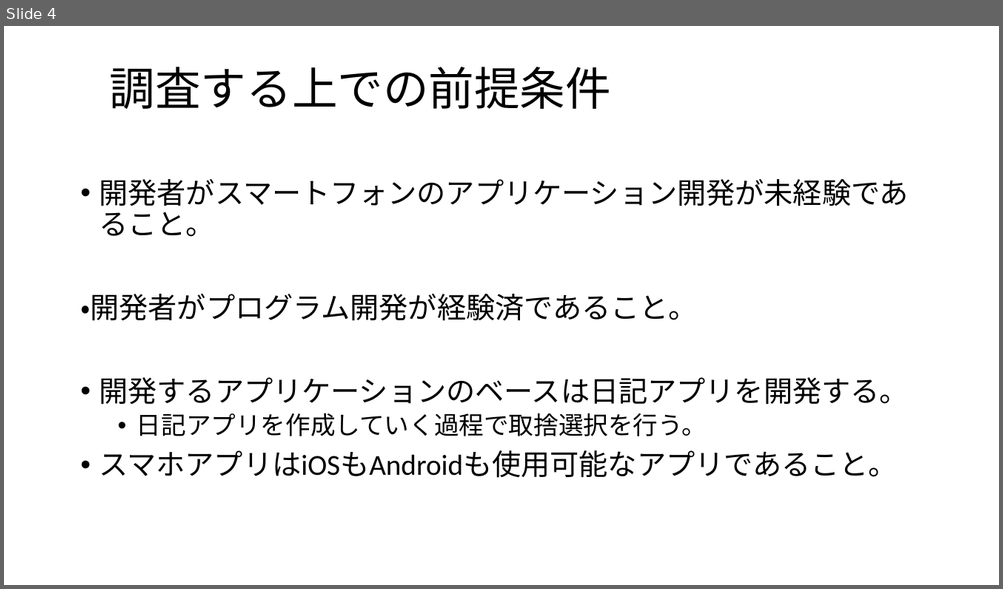
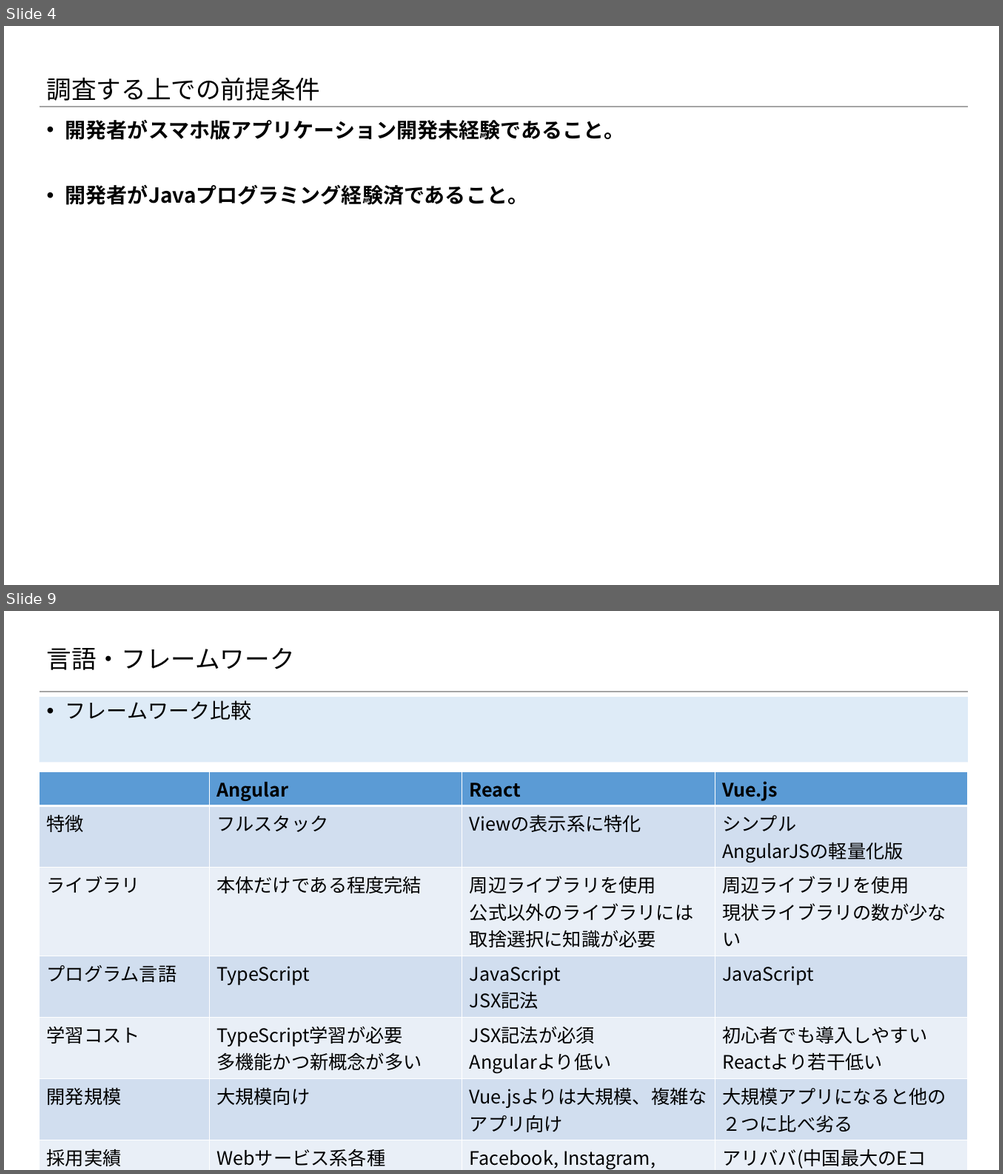
Before and after one commit to konnpeitoon/diary, a slide deck: doc/01_勉強会まとめ資料/01_勉強会まとめ資料/【4月】第一回勉強会/スマホアプリの開発.pptx. Shown one above the other, each under a label of ours: slide 4 before the commit, slides 4 and 9 after it; the slides between them are not shown. The pictures are 1003x589 and 1003x1174 pixels, drawn with LibreOffice and Linux fonts; fonts in the diff are those of the drawing; background and template pictures are left out. Boxes give left, top, right and bottom in pixels: in the first picture for what was removed or moved away, otherwise in the second. Text is boxed around its words. In the diff, an @@ line names an element or a change of style, - is before the commit and + after.

Commit message:
ファイルを1つに修正

```diff
--- a/doc/01_勉強会まとめ資料/01_勉強会まとめ資料/【4月】第一回勉強会/スマホアプリの開発.pptx
+++ b/doc/01_勉強会まとめ資料/01_勉強会まとめ資料/【4月】第一回勉強会/スマホアプリの開発.pptx
@@ slide 9 added at (x1=4, y1=611, x2=999, y2=1170), background #FFFFFF; not listed: 1 template element that a slide beside it also shows @@
@@ title added at (x1=47, y1=648, x2=295, y2=670), 24 pt, text #000000 @@
+言語・フレームワーク
@@ text added at (x1=39, y1=697, x2=967, y2=762), fill #DEEBF7, outline #5B9BD5 1 pt, 20 pt, text #000000 @@
+• フレームワーク比較
@@ table added at (x1=39, y1=772, x2=968, y2=1170), 7 rows, 4 columns @@
+ | Angular | React | Vue.js
+特徴 | フルスタック | Viewの表示系に特化 | シンプル / AngularJSの軽量化版
+ライブラリ | 本体だけである程度完結 | 周辺ライブラリを使用 / 公式以外のライブラリには取捨選択に知識が必要 | 周辺ライブラリを使用 / 現状ライブラリの数が少ない
+プログラム言語 | TypeScript | JavaScript / JSX記法 | JavaScript
+学習コスト | TypeScript学習が必要 / 多機能かつ新概念が多い | JSX記法が必須 / Angularより低い | 初心者でも導入しやすい / Reactより若干低い
+開発規模 | 大規模向け | Vue.jsよりは大規模、複雑なアプリ向け | 大規模アプリになると他の２つに比べ劣る
+採用実績 | Webサービス系各種 | Facebook, Instagram, Twitterモバイルなど | アリババ(中国最大のEコマース企業), GitLab, Adobeなど
@@ slide 4 changed as well @@
@@ title "調査する上での前提条件" moved from (x1=110, y1=67, x2=612, y2=109) to (x1=47, y1=77, x2=321, y2=101) @@
@@ title "調査する上での前提条件" at (x1=47, y1=77, x2=321, y2=101): size 44 to 24 pt, font Calibri to Noto Sans CJK JP @@
@@ line added from (39, 107) to (968, 107), #A5A5A5 1.5 pt @@
@@ text at (x1=65, y1=120, x2=625, y2=205): text changed; size 28 to 20 pt; font Calibri to Noto Sans CJK JP; bold on @@
-• 開発者がスマートフォンのアプリケーション開発が未経験であること。
-・開発者がプログラム開発が経験済であること。
-• 開発するアプリケーションのベースは日記アプリを開発する。
-  • 日記アプリを作成していく過程で取捨選択を行う。
-• スマホアプリはiOSもAndroidも使用可能なアプリであること。
+• 開発者がスマホ版アプリケーション開発未経験であること。
+• 開発者がJavaプログラミング経験済であること。
```
Also in this commit, not shown: 6 other slides changed, 1 other slide added, 4 slides removed, 1 other file.
